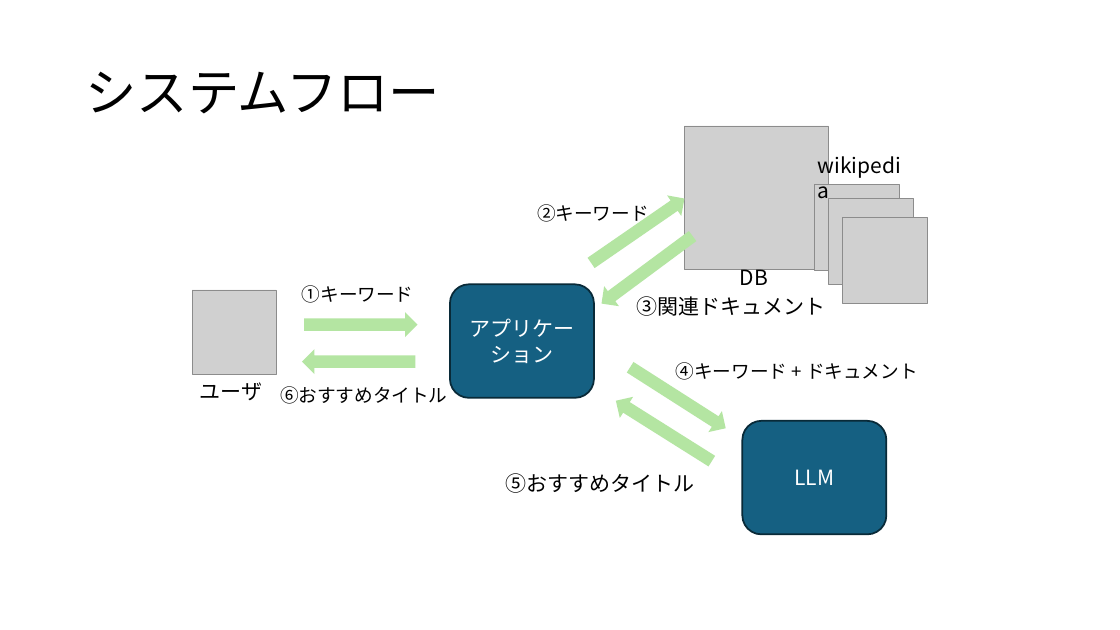
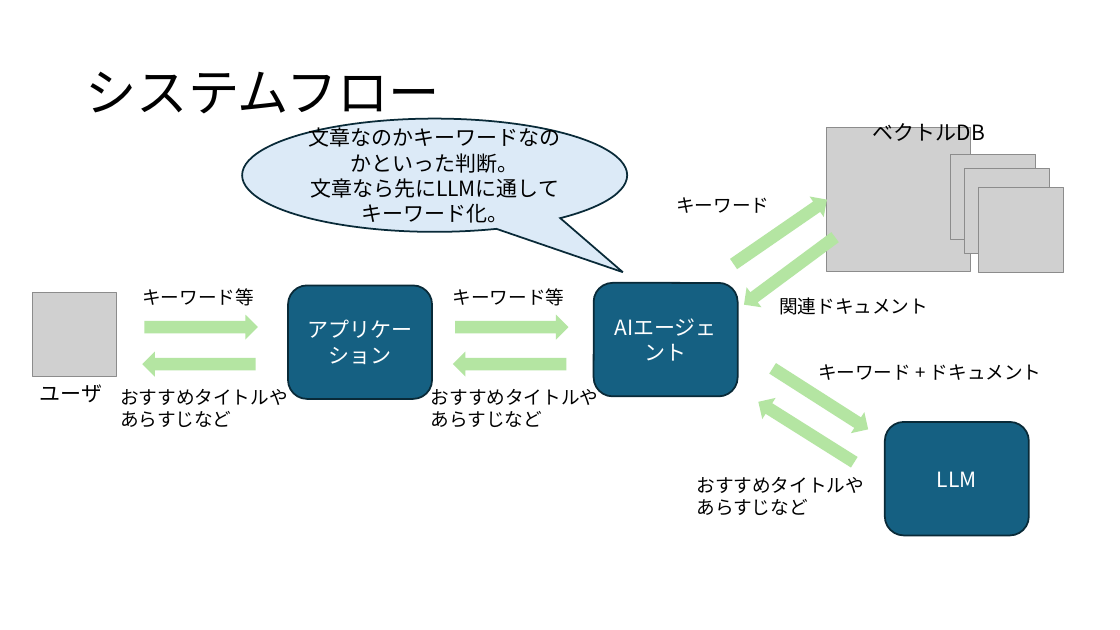
Before and after one commit to NakadaTakato/generative_ai_basics_and_business, a slide deck: slide 4 of プレゼンテーション2.pptx. Drawn at 1120x630 pixels with LibreOffice and Linux fonts; fonts in the diff are those of the drawing; grey boxes stand for pictures. Boxes give left, top, right and bottom in pixels: in the first picture for what was removed or moved away, otherwise in the second. Text is boxed around its words. In the diff, an @@ line names an element or a change of style, - is before the commit and + after.

```diff
--- a/プレゼンテーション2.pptx
+++ b/プレゼンテーション2.pptx
@@ speech bubble added at box(242, 118, 627, 232), fill #DCEAF7, outline #092A39 1.5 pt, 18 pt, text #000000 @@
+文章なのかキーワードなのかといった判断。
+文章なら先にLLMに通してキーワード化。
@@ text at box(873, 119, 985, 145): text changed @@
-DB
+ベクトルDB
@@ text removed at box(809, 149, 918, 182) @@
-wikipedia
@@ 3 pictures: place and size @@
-3 pictures at box(815, 185, 928, 303)
+3 pictures at box(950, 155, 1065, 273)
@@ text at box(676, 197, 769, 213): text changed @@
-②キーワード
+キーワード
@@ 4 right arrows, 1 picture, 1 rounded rectangle: place and size @@
-4 right arrows, 1 picture, 1 rounded rectangle at box(584, 126, 886, 534)
+4 right arrows, 1 picture, 1 rounded rectangle at box(726, 127, 1028, 535)
@@ text at box(142, 288, 254, 306): text changed @@
-①キーワード
+キーワード等
@@ text added at box(453, 288, 565, 306), 16 pt, text #000000 @@
+キーワード等
@@ rounded rectangle added at box(594, 283, 738, 397), fill #156082, outline #092A39 1.5 pt, 18 pt, text #FFFFFF @@
+AIエージェント
@@ text at box(779, 297, 928, 315): text changed; size 18 to 16 pt @@
-③関連ドキュメント
+関連ドキュメント
@@ 2 right arrows, 1 picture, 1 text, 1 rounded rectangle: place and size @@
-2 right arrows, 1 picture, 1 text, 1 rounded rectangle at box(192, 284, 594, 400)
+2 right arrows, 1 picture, 1 text, 1 rounded rectangle at box(33, 286, 432, 402)
@@ right arrow added at box(455, 315, 569, 340), fill #B4E5A2 @@
@@ right arrow added at box(453, 352, 566, 377), fill #B4E5A2 @@
@@ text at box(120, 389, 287, 405): text changed @@
-⑥おすすめタイトル
+おすすめタイトルや
+あらすじなど
@@ text added at box(431, 385, 598, 427), 16 pt, text #000000 @@
+おすすめタイトルや
+あらすじなど
@@ text at box(818, 364, 1042, 380): text changed @@
-④キーワード + ドキュメント
+キーワード + ドキュメント
@@ text at box(697, 477, 864, 515): text changed; size 18 to 16 pt @@
-⑤おすすめタイトル
+おすすめタイトルや
+あらすじなど
```
Also in this commit, not shown: 2 other slides changed.
